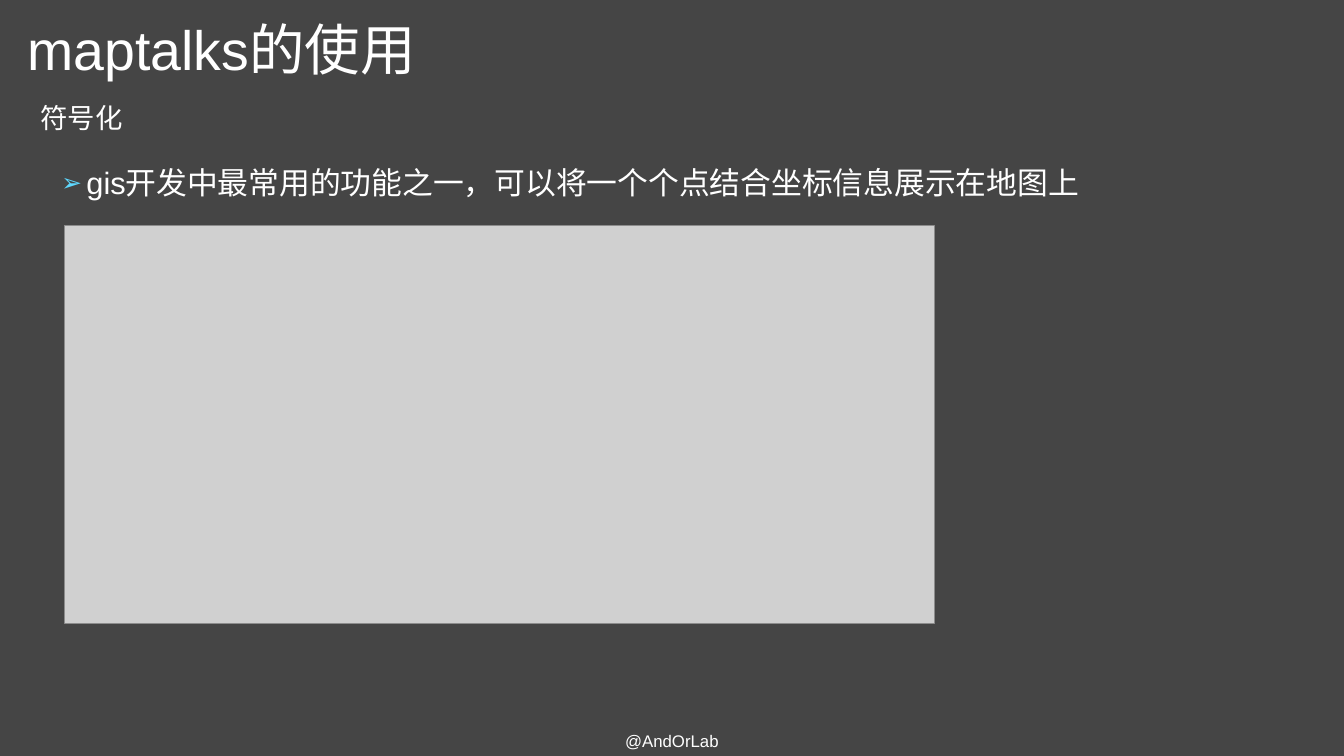
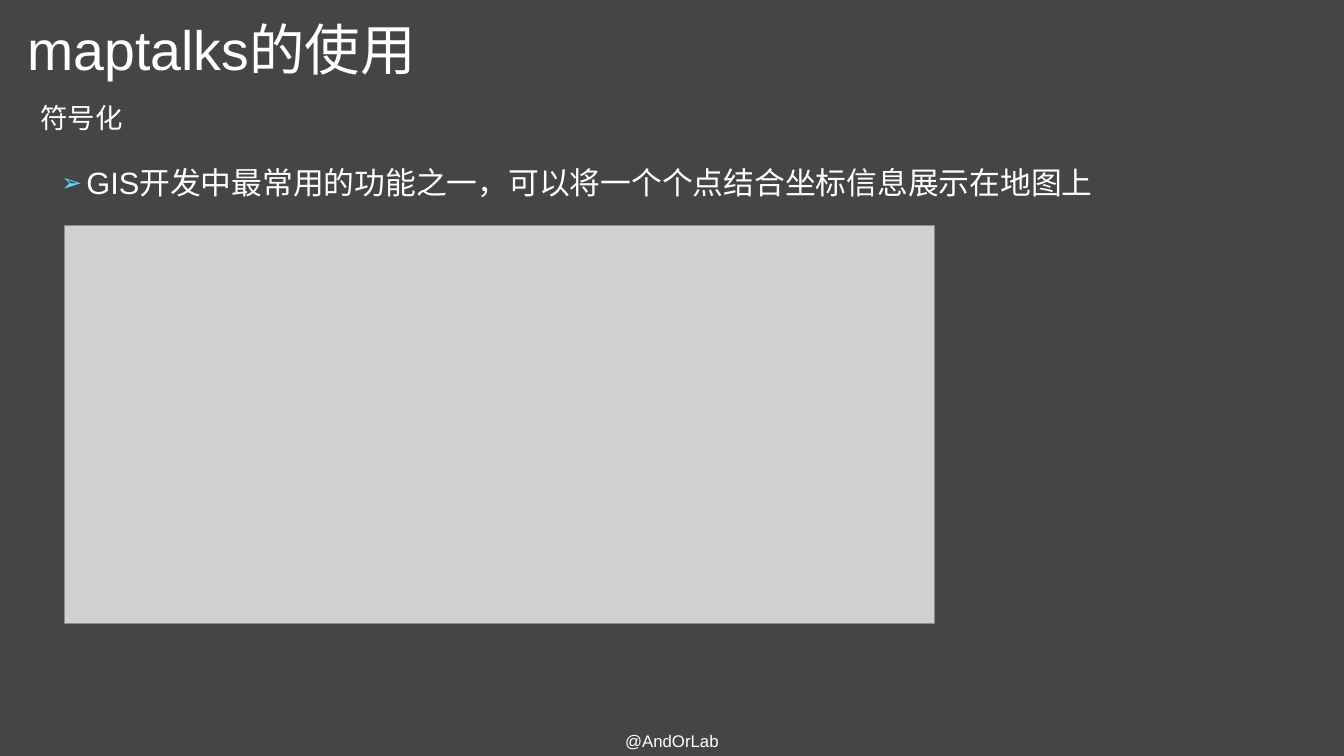
Before and after one commit to AndorLab/TodoList, a slide deck: slide 17 of contents/2018-11-14-杜秀秀/maptalks使用基础.pptx (slide 15 before the commit). Drawn at 1344x756 pixels with LibreOffice and Linux fonts; fonts in the diff are those of the drawing; grey boxes stand for pictures. Boxes give left, top, right and bottom in pixels: in the first picture for what was removed or moved away, otherwise in the second. Text is boxed around its words. In the diff, an @@ line names an element or a change of style, - is before the commit and + after.

```diff
--- a/contents/2018-11-14-杜秀秀/maptalks使用基础.pptx
+++ b/contents/2018-11-14-杜秀秀/maptalks使用基础.pptx
@@ text at (x1=86, y1=170, x2=1092, y2=197): text changed @@
-➢ gis开发中最常用的功能之一，可以将一个个点结合坐标信息展示在地图上
+➢ GIS开发中最常用的功能之一，可以将一个个点结合坐标信息展示在地图上
```
Also in this commit, not shown: 7 other slides changed, 3 slides added.
